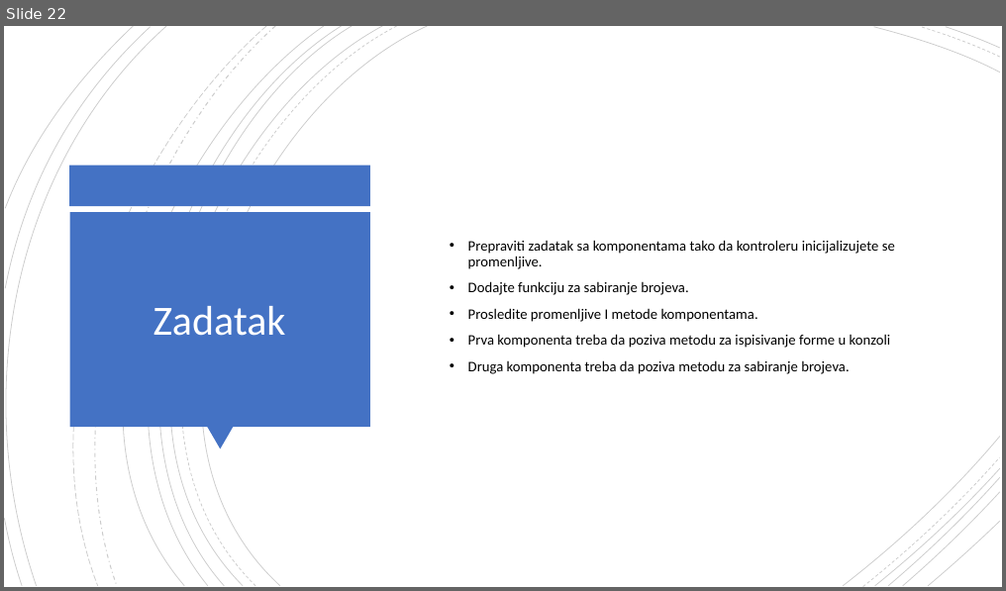
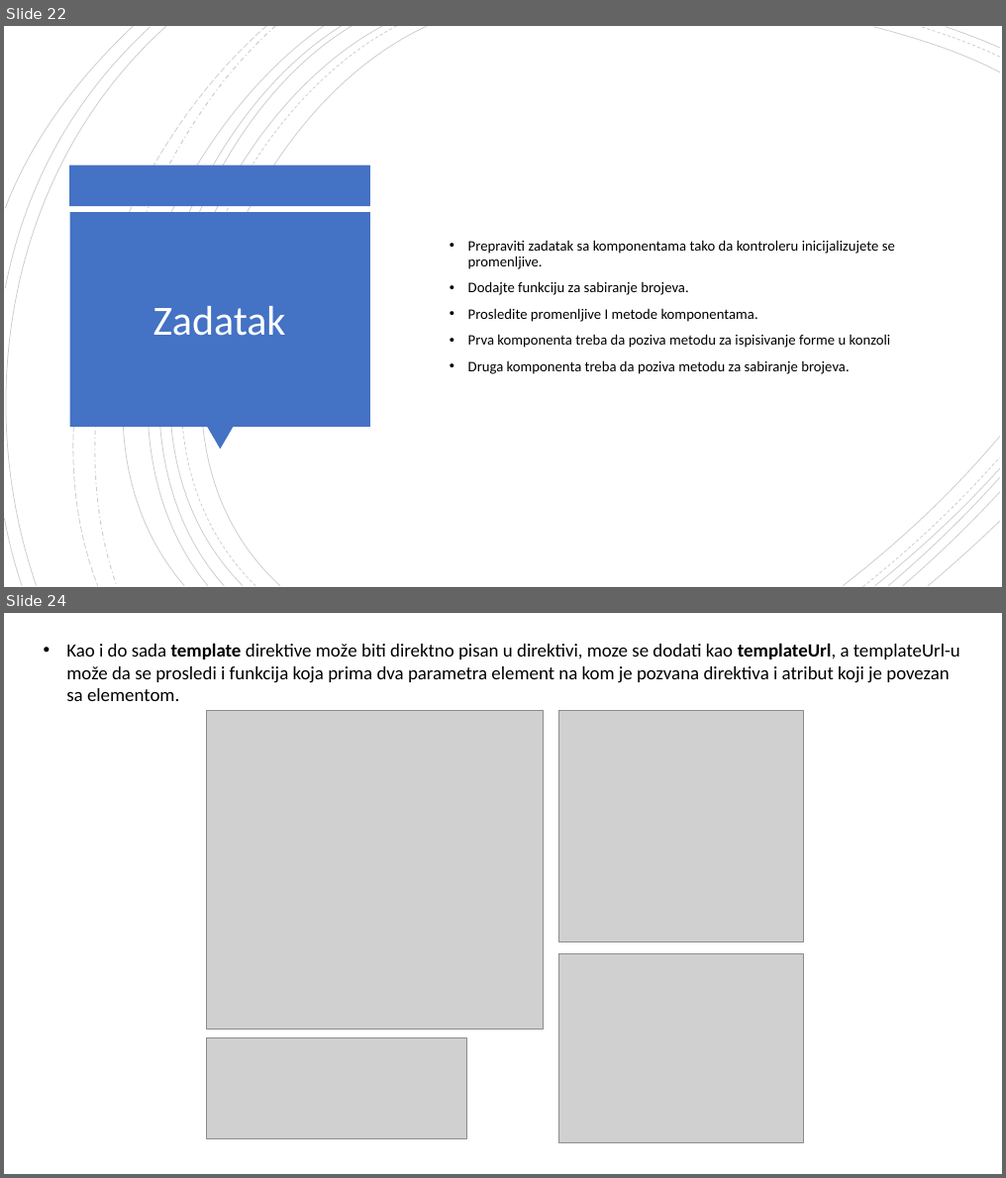
Before and after one commit to daniloMogin/kurs, a slide deck: AngularJS.pptx. Shown one above the other, each under a label of ours: slide 22 before the commit, slides 22 and 24 after it; the slides between them are not shown. The pictures are 1006x591 and 1006x1178 pixels, drawn with LibreOffice and Linux fonts; fonts in the diff are those of the drawing; grey boxes stand for pictures. Boxes give left, top, right and bottom in pixels: in the first picture for what was removed or moved away, otherwise in the second. Text is boxed around its words. In the diff, an @@ line names an element or a change of style, - is before the commit and + after.

```diff
--- a/AngularJS.pptx
+++ b/AngularJS.pptx
@@ slide 24 added at box(4, 613, 1002, 1174), background #FFFFFF @@
@@ text added at box(66, 643, 960, 701), 18 pt, text #000000 @@
+• Kao i do sada template direktive može biti direktno pisan u direktivi, moze se dodati kao templateUrl, a templateUrl-u može da se prosledi i funkcija koja prima dva parametra element na kom je pozvana direktiva i atribut koji je povezan sa elementom.
@@ picture added at box(206, 710, 543, 1029) @@
@@ picture added at box(558, 710, 804, 942) @@
@@ picture added at box(558, 954, 804, 1143) @@
@@ picture added at box(206, 1039, 466, 1140) @@
```
Also in this commit, not shown: 1 slide changed, 6 other slides added, 38 other files.
